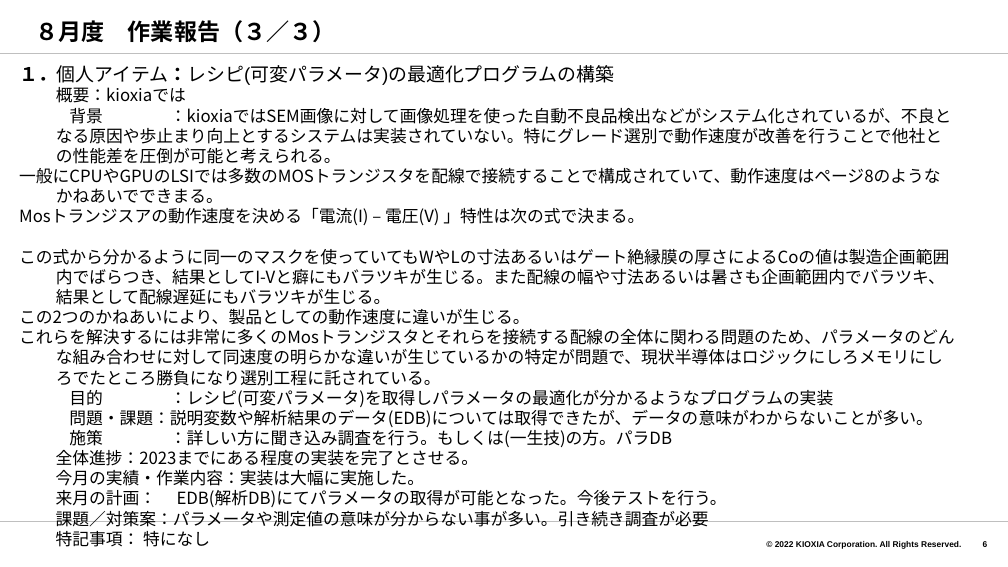
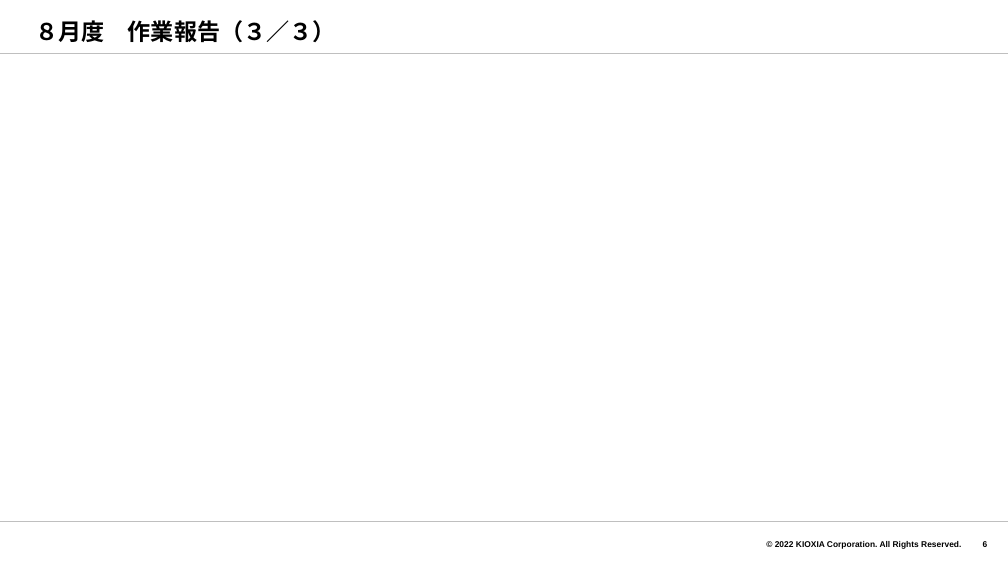
Before and after one commit to akiragm/Shared-Files, a slide deck: slide 6 of 月報_竹澤.pptx. Drawn at 1008x567 pixels with LibreOffice and Linux fonts; fonts in the diff are those of the drawing; grey boxes stand for pictures; background and template pictures are left out. Boxes give left, top, right and bottom in pixels: in the first picture for what was removed or moved away, otherwise in the second. Text is boxed around its words. In the diff, an @@ line names an element or a change of style, - is before the commit and + after.

```diff
--- a/月報_竹澤.pptx
+++ b/月報_竹澤.pptx
@@ text removed at [19, 65, 955, 527] @@
-１．個人アイテム：レシピ(可変パラメータ)の最適化プログラムの構築
-概要：kioxiaでは
-背景 ：kioxiaではSEM画像に対して画像処理を使った自動不良品検出などがシステム化されているが、不良となる原因や歩止まり向上とするシステムは実装されていない。特にグレード選別で動作速度が改善を行うことで他社との性能差を圧倒が可能と考えられる。
-一般にCPUやGPUのLSIでは多数のMOSトランジスタを配線で接続することで構成されていて、動作速度はページ8のようなかねあいでできまる。
-Mosトランジスアの動作速度を決める「電流(I) – 電圧(V) 」特性は次の式で決まる。
-この式から分かるように同一のマスクを使っていてもWやLの寸法あるいはゲート絶縁膜の厚さによるCoの値は製造企画範囲内でばらつき、結果としてI-Vと癖にもバラツキが生じる。また配線の幅や寸法あるいは暑さも企画範囲内でバラツキ、結果として配線遅延にもバラツキが生じる。
-この2つのかねあいにより、製品としての動作速度に違いが生じる。
-これらを解決するには非常に多くのMosトランジスタとそれらを接続する配線の全体に関わる問題のため、パラメータのどんな組み合わせに対して同速度の明らかな違いが生じているかの特定が問題で、現状半導体はロジックにしろメモリにしろでたところ勝負になり選別工程に託されている。
-目的 ：レシピ(可変パラメータ)を取得しパラメータの最適化が分かるようなプログラムの実装
-問題・課題：説明変数や解析結果のデータ(EDB)については取得できたが、データの意味がわからないことが多い。
-施策 ：詳しい方に聞き込み調査を行う。もしくは(一生技)の方。パラDB
-全体進捗：2023までにある程度の実装を完了とさせる。
-今月の実績・作業内容：実装は大幅に実施した。
-来月の計画： EDB(解析DB)にてパラメータの取得が可能となった。今後テストを行う。
-課題／対策案：パラメータや測定値の意味が分からない事が多い。引き続き調査が必要
-特記事項： 特になし
```
Also in this commit, not shown: 4 other slides changed, 1 slide added.
